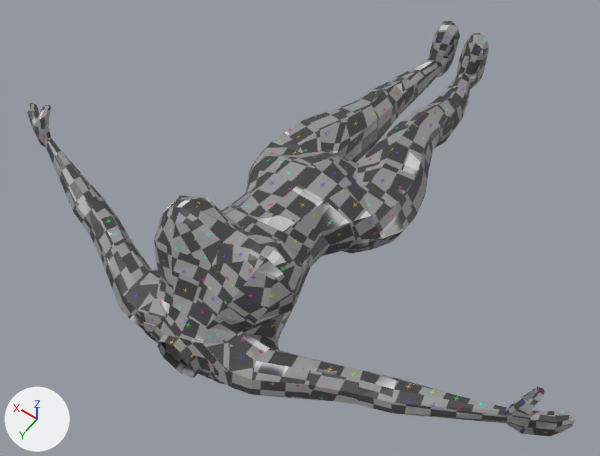
The COLLADA model collada/women.dae: old version first, new version second.
Rendered twice from a 50 mm lens placed at (-1.03, 1.27, 2.18), pointed at (0.02, -0.2, -0.13). The lights are fixed; the arrows at lower left show +X, +Y and +Z. Where no turn or scale is listed for an object, it has been applied to the vertices.
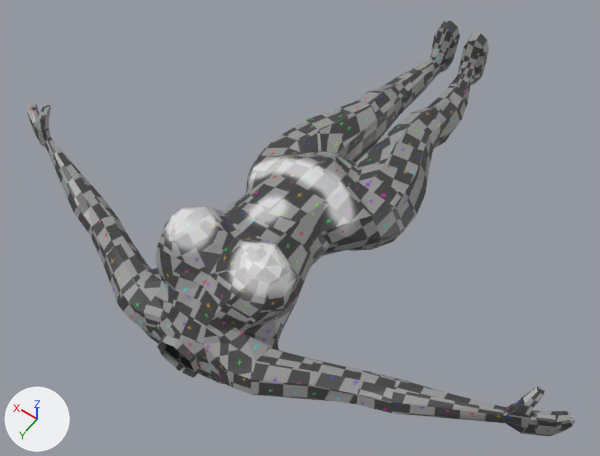
Location of each change, [x1, y1, x2, y2] in pixels of the pictures (600 x 456 px; the box of a moved part takes in the faces that stretch with it):
part 1 of me_cylinder, moved or reshaped: before [154, 108, 425, 361]; after [156, 108, 425, 361]
part 2 of me_cylinder, moved or reshaped: before [428, 21, 489, 89]; after [429, 21, 489, 85]
part 3 of me_cylinder, moved or reshaped: before [370, 77, 459, 138]; after [370, 78, 459, 138]
part 4 of me_cylinder, moved or reshaped: [163, 348, 195, 378] in both
part 5 of me_cylinder, surface changed: [27, 60, 575, 436] in both

The change, as a diff of the scene's bpy script:
```diff
--- a/collada/women.dae.py
+++ b/collada/women.dae.py
@@ me_cylinder @@
 # used by ob_cylinder; location = (0.0, 0.0, 0.0)
 # verts and faces of me_cylinder; kept vertices keep their numbers, new ones are numbered from 601
 # before: 221 (0.05, -0.96, -0.09) at pixel (403, 93), 222 (0.1, -0.96, -0.07) at pixel (395, 84), 225 (0.15, -0.96, -0.09) at pixel (382, 84), 505 (-0.05, -0.96, -0.09) at pixel (427, 105), 506 (-0.1, -0.96, -0.07) at pixel (438, 104)
 # before: 509 (-0.15, -0.96, -0.09) at pixel (449, 115)
 # before: 598 (0.0, 0.45, -0.16) at pixel (185, 366), 600 (0.0, 0.47, -0.16) at pixel (179, 372)
-me_cylinder.from_pydata(...)  # 601 vertices, 1192 faces; spans x -1.07..1.07, y -1.33..0.47, z -0.27..0.28
+me_cylinder.from_pydata(...)  # 617 vertices, 1224 faces; spans x -1.07..1.07, y -1.33..0.47, z -0.27..0.24
+# me_cylinder part 1
+# 30 vertices are removed from x -0.25..0.25, y -0.45..0.32, z -0.22..0.28
+# 118 faces are deleted
+# 3 vertices in x 0.0, y 0.13..0.47, z 0.01..0.21 move by (0.0, 0.0, -0.01)
+# 29 vertices move from x -0.25..0.25, y -0.54..0.33, z -0.24..0.24 to x -0.23..0.23, y -0.54..0.33, z -0.24..0.21
+# 46 vertices are added at x -0.23..0.23, y -0.46..0.32, z -0.22..0.24
+# 150 new faces join them
+# me_cylinder part 2
+# 4 vertices are removed from x -0.07..0.07, y -1.26, z -0.23..-0.22
+# 20 faces are deleted
+# 26 vertices in x -0.12..0.12, y -1.33..-1.29, z -0.23..0.0 move by (0.0, 0.0, 0.01)
+# 6 vertices in x -0.09..0.09, y -1.27, z -0.07..-0.05 move by (0.0, 0.0, -0.03)
+# 4 vertices in x -0.07..0.07, y -1.33, z -0.2 move by (0.0, 0.0, 0.02)
+# 3 vertices in x -0.03..0.11, y -1.3..-1.26, z -0.19..-0.02 move by (-0.01, 0.0, 0.01)
+# 3 vertices in x -0.11..0.03, y -1.3..-1.26, z -0.19..-0.02 move by (0.01, 0.0, 0.01)
+# 6 vertices move from x -0.11..0.11, y -1.27..-1.26, z -0.22..-0.1 to x -0.1..0.1, y -1.27..-1.26, z -0.2..-0.13
+# 4 vertices are added at (0.07, -1.26, -0.21), (0.05, -1.26, -0.2), (-0.07, -1.26, -0.21), (-0.05, -1.26, -0.2)
+# 20 new faces join them
+# me_cylinder part 3
+for i in [221, 222, 225, 505, 506, 509]: verts[i] += (0.0, 0.0, -0.01)
+# me_cylinder part 4
+verts[598] = (0.0, 0.45, -0.15)  # moved, pixel (184, 365)
+verts[600] = (0.0, 0.47, -0.15)  # moved, pixel (179, 371)
+# me_cylinder part 5: 1030 kept faces spanning x -1.07..1.07, y -1.33..0.47, z -0.27..0.21 get new texture (UV) coordinates
 me_cylinder.materials.append(mat_material)
```
